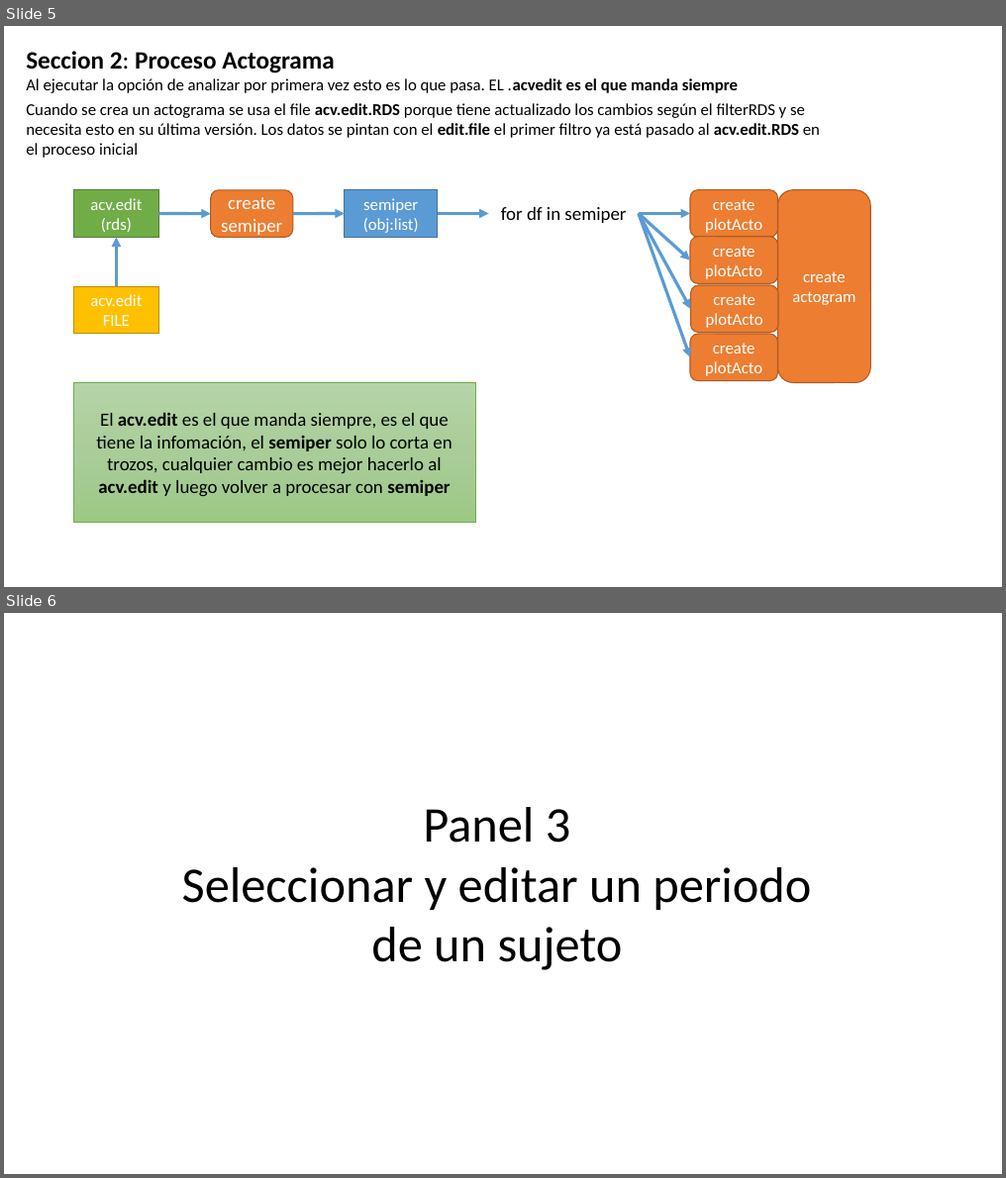
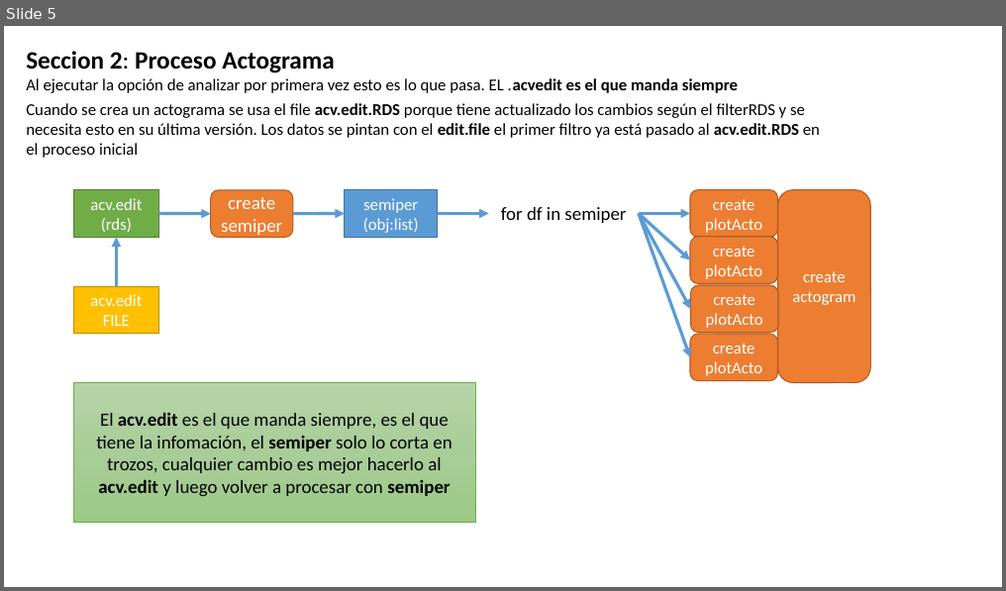
Before and after one commit to olitroski/Actigrafia, a slide deck: flujo edicion.pptx. Shown one above the other, each under a label of ours: slides 5 and 6 before the commit, slide 5 after it. The pictures are 1006x1178 and 1006x591 pixels, drawn with LibreOffice and Linux fonts; fonts in the diff are those of the drawing. Boxes give left, top, right and bottom in pixels: in the first picture for what was removed or moved away, otherwise in the second. Text is boxed around its words. In the diff, an @@ line names an element or a change of style, - is before the commit and + after.

```diff
--- a/flujo edicion.pptx
+++ b/flujo edicion.pptx
@@ slide 6 removed at <box>4,613,1002,1174</box>, background #FFFFFF @@
@@ text removed at <box>182,807,811,970</box> @@
-Panel 3
-Seleccionar y editar un periodo
-de un sujeto
```
Also in this commit, not shown: 14 other files.
